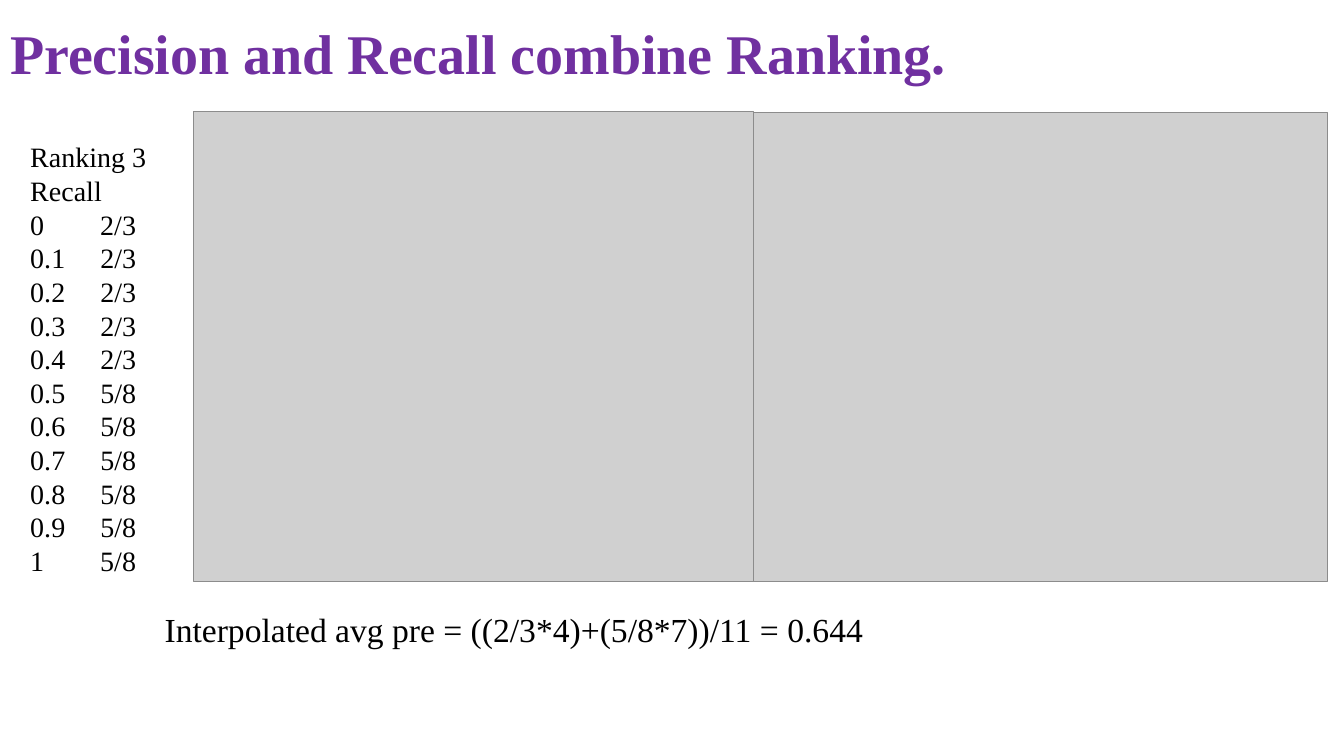
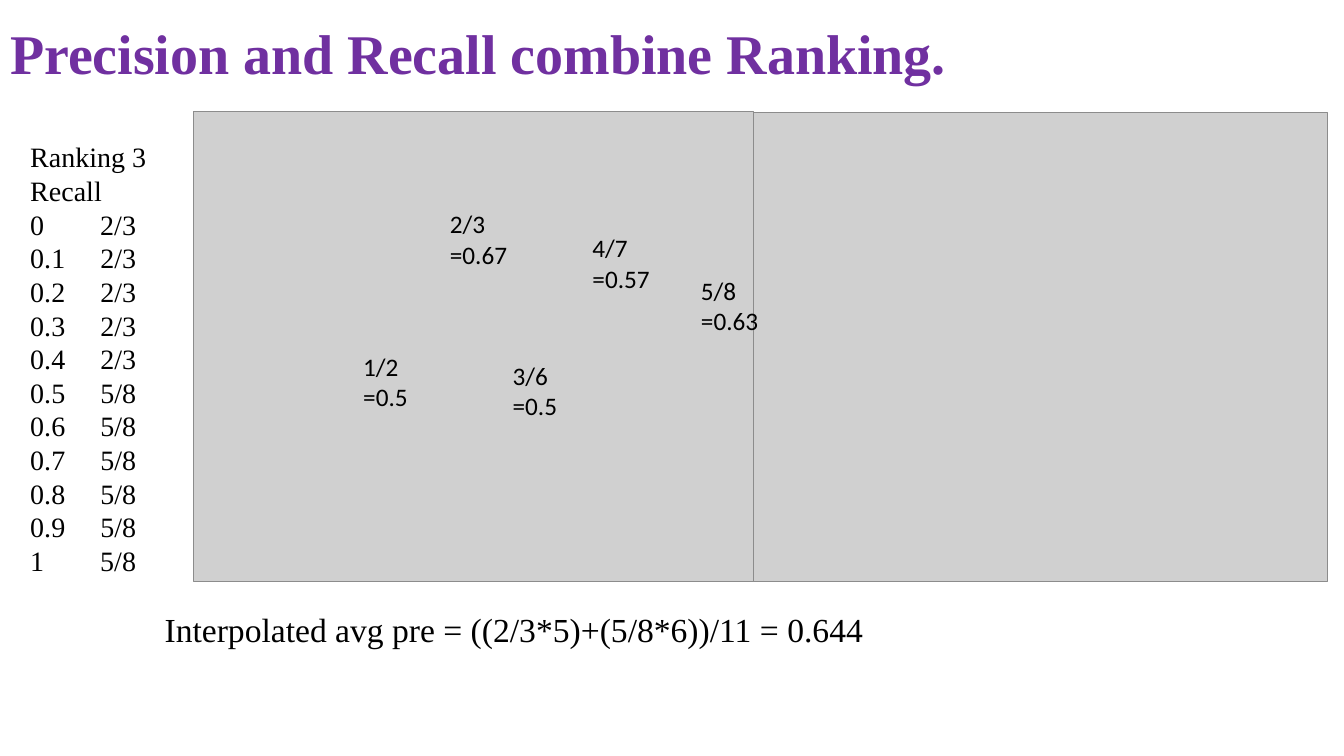
Before and after one commit to NghiLamPhuc/NLP., a slide deck: slide 13 of IR/Presentation1.pptx (slide 12 before the commit). Drawn at 1344x756 pixels with LibreOffice and Linux fonts; fonts in the diff are those of the drawing; grey boxes stand for pictures. Boxes give left, top, right and bottom in pixels: in the first picture for what was removed or moved away, otherwise in the second. Text is boxed around its words. In the diff, an @@ line names an element or a change of style, - is before the commit and + after.

```diff
--- a/IR/Presentation1.pptx
+++ b/IR/Presentation1.pptx
@@ text added at [450,215,507,264], 18 pt, text #000000 @@
+2/3 =0.67
@@ text added at [592,239,649,288], 18 pt, text #000000 @@
+4/7 =0.57
@@ text added at [701,282,758,337], 18 pt, text #000000 @@
+5/8 =0.63
@@ text added at [363,358,407,406], 18 pt, text #000000 @@
+1/2 =0.5
@@ text added at [513,367,557,415], 18 pt, text #000000 @@
+3/6 =0.5
@@ text at [165,618,863,648]: text changed @@
-Interpolated avg pre = ((2/3*4)+(5/8*7))/11 = 0.644
+Interpolated avg pre = ((2/3*5)+(5/8*6))/11 = 0.644
```
Also in this commit, not shown: 4 other slides changed, 1 slide added.
